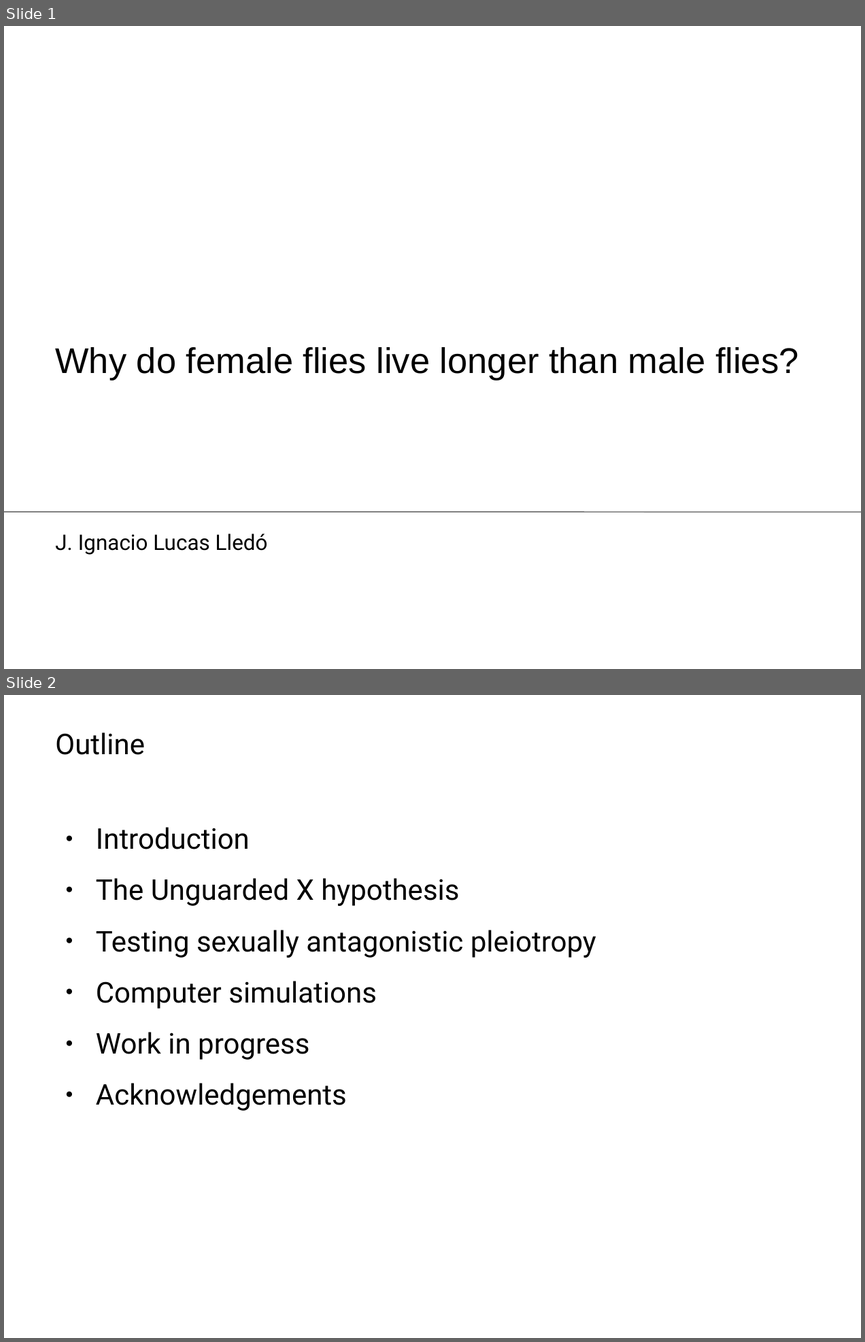
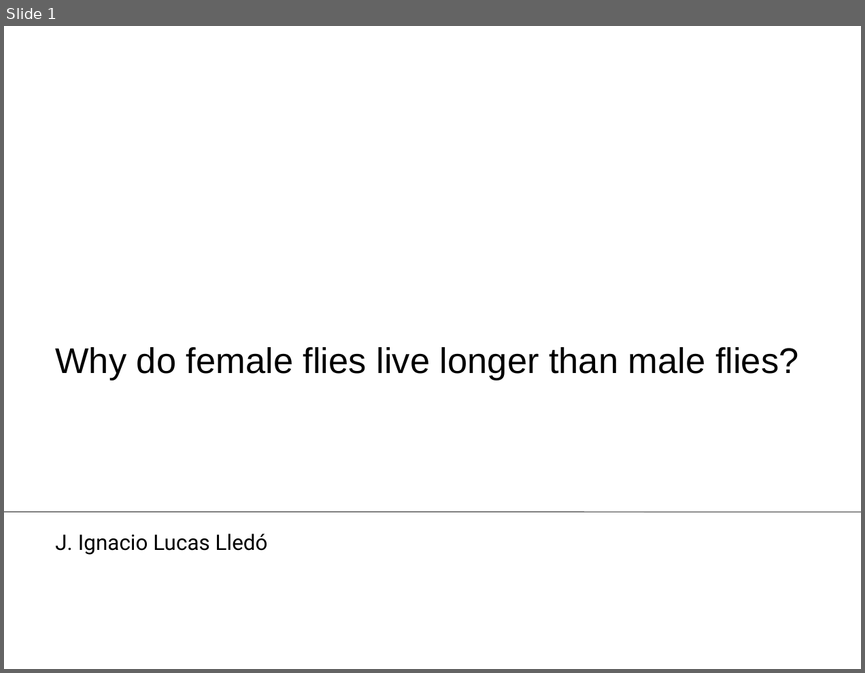
Before and after one commit to IgnasiLucas/UX, a slide deck: doc/2018_Prague/UX.odp. Shown one above the other, each under a label of ours: slides 1 and 2 before the commit, slide 1 after it. The pictures are 865x1342 and 865x673 pixels, drawn with LibreOffice and Linux fonts; fonts in the diff are those of the drawing; background and template pictures are left out. Boxes give left, top, right and bottom in pixels: in the first picture for what was removed or moved away, otherwise in the second. Text is boxed around its words. In the diff, an @@ line names an element or a change of style, - is before the commit and + after.

```diff
--- a/doc/2018_Prague/UX.odp
+++ b/doc/2018_Prague/UX.odp
@@ slide 2 removed at bbox=[4, 695, 861, 1338], background #FFFFFF @@
@@ text removed at bbox=[55, 732, 145, 755] @@
-Outline
@@ text removed at bbox=[96, 827, 596, 1110] @@
-● Introduction
-● The Unguarded X hypothesis
-● Testing sexually antagonistic pleiotropy
-● Computer simulations
-● Work in progress
-● Acknowledgements
```
Also in this commit, not shown: 2 slides changed, 8 slides added.
